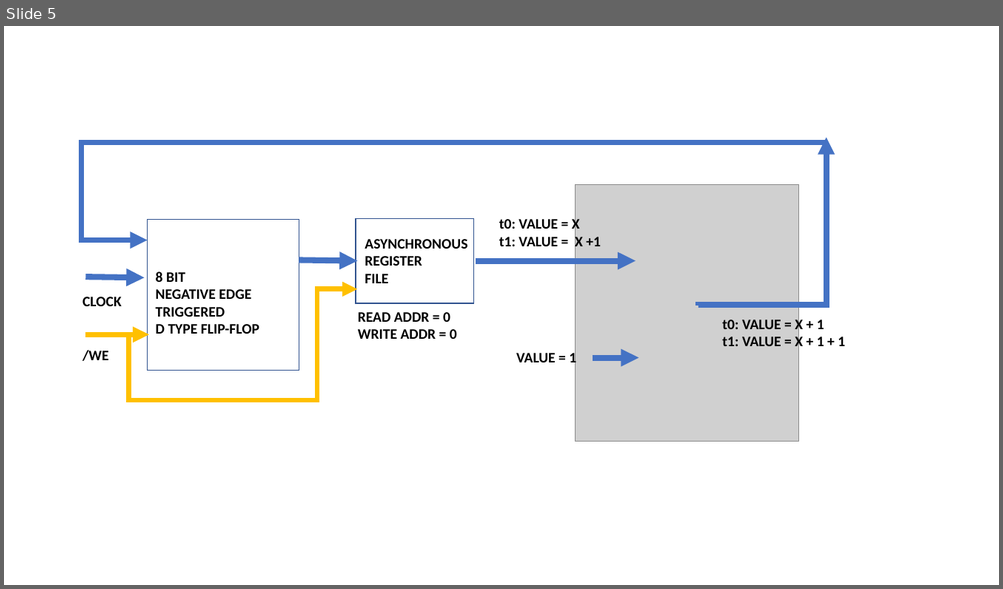
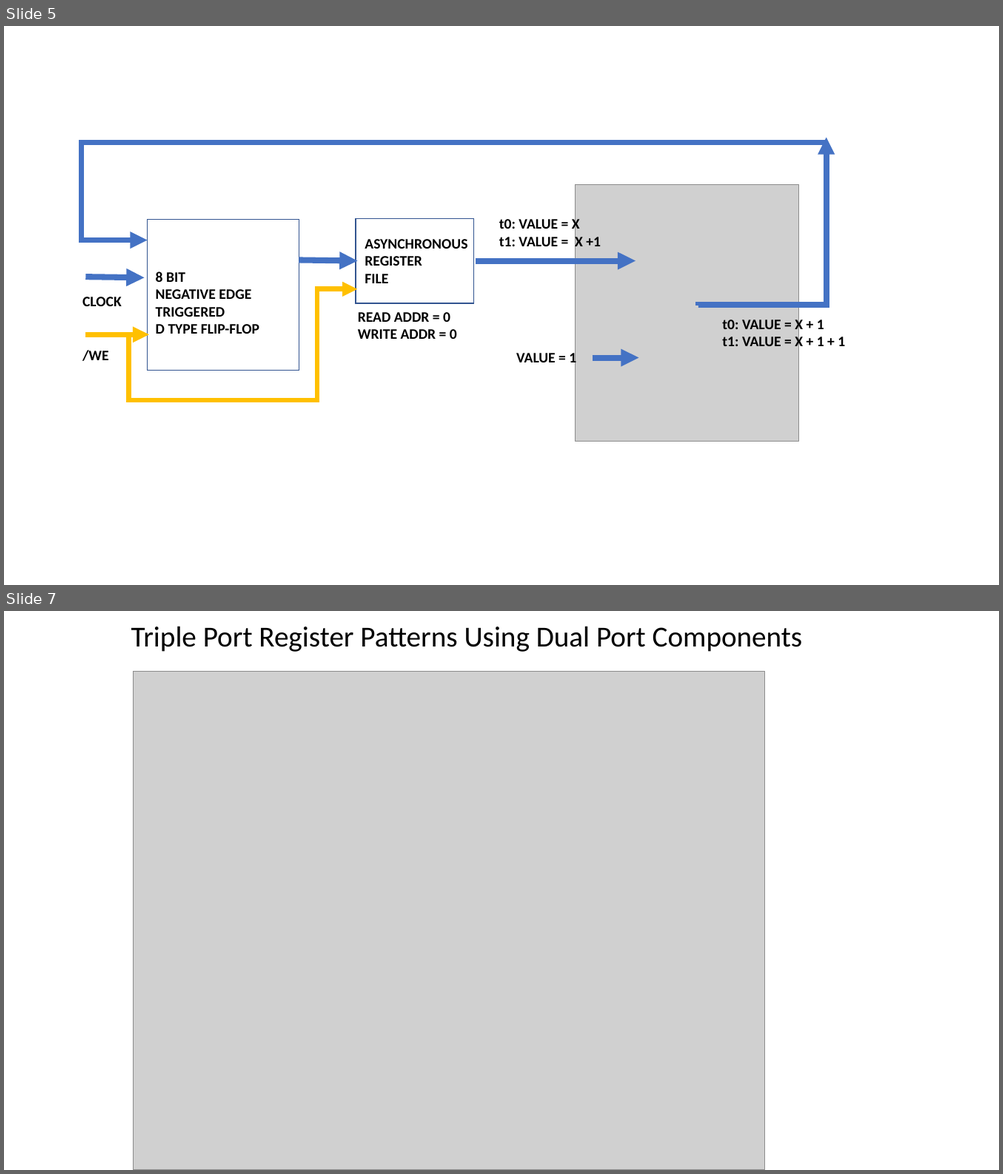
Before and after one commit to Johnlon/spam-1, a slide deck: docs/Components.pptx. Shown one above the other, each under a label of ours: slide 5 before the commit, slides 5 and 7 after it; the slides between them are not shown. The pictures are 1003x589 and 1003x1174 pixels, drawn with LibreOffice and Linux fonts; fonts in the diff are those of the drawing; grey boxes stand for pictures. Boxes give left, top, right and bottom in pixels: in the first picture for what was removed or moved away, otherwise in the second. Text is boxed around its words. In the diff, an @@ line names an element or a change of style, - is before the commit and + after.

```diff
--- a/docs/Components.pptx
+++ b/docs/Components.pptx
@@ slide 7 added at (x1=4, y1=611, x2=999, y2=1170), background #FFFFFF @@
@@ text added at (x1=131, y1=626, x2=802, y2=652), 28 pt, text #000000 @@
+Triple Port Register Patterns Using Dual Port Components
@@ picture added at (x1=133, y1=672, x2=765, y2=1170) @@
```
Also in this commit, not shown: 10 other slides added, 3 other files.
